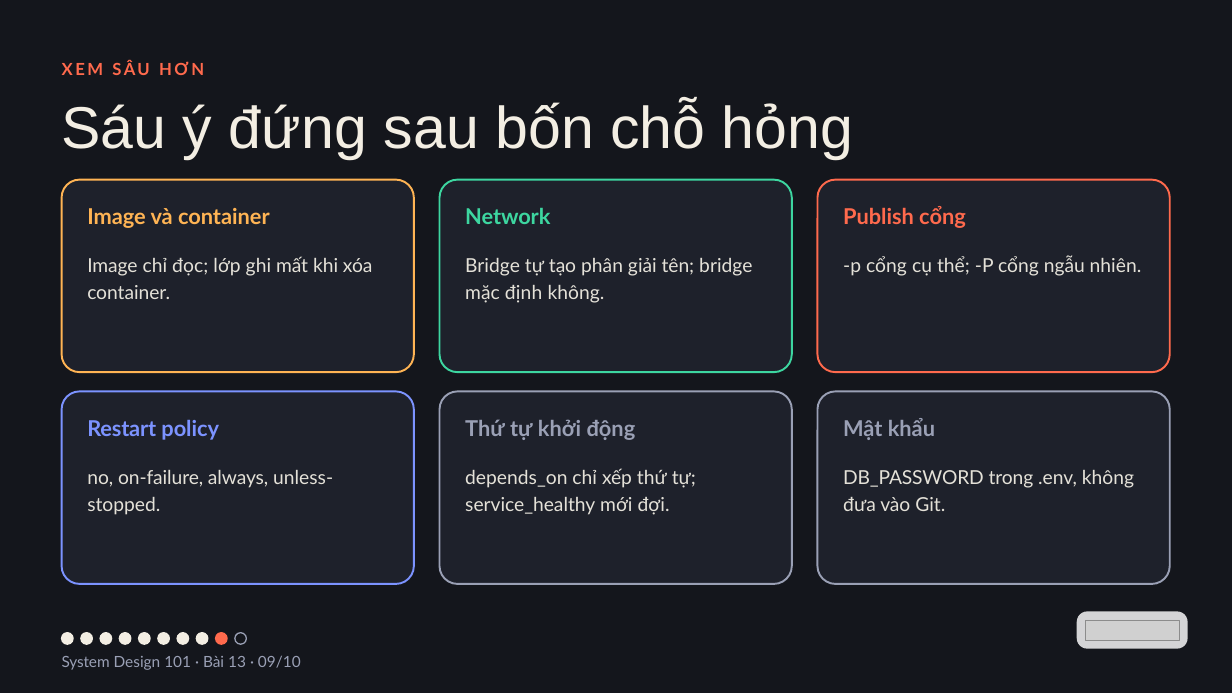
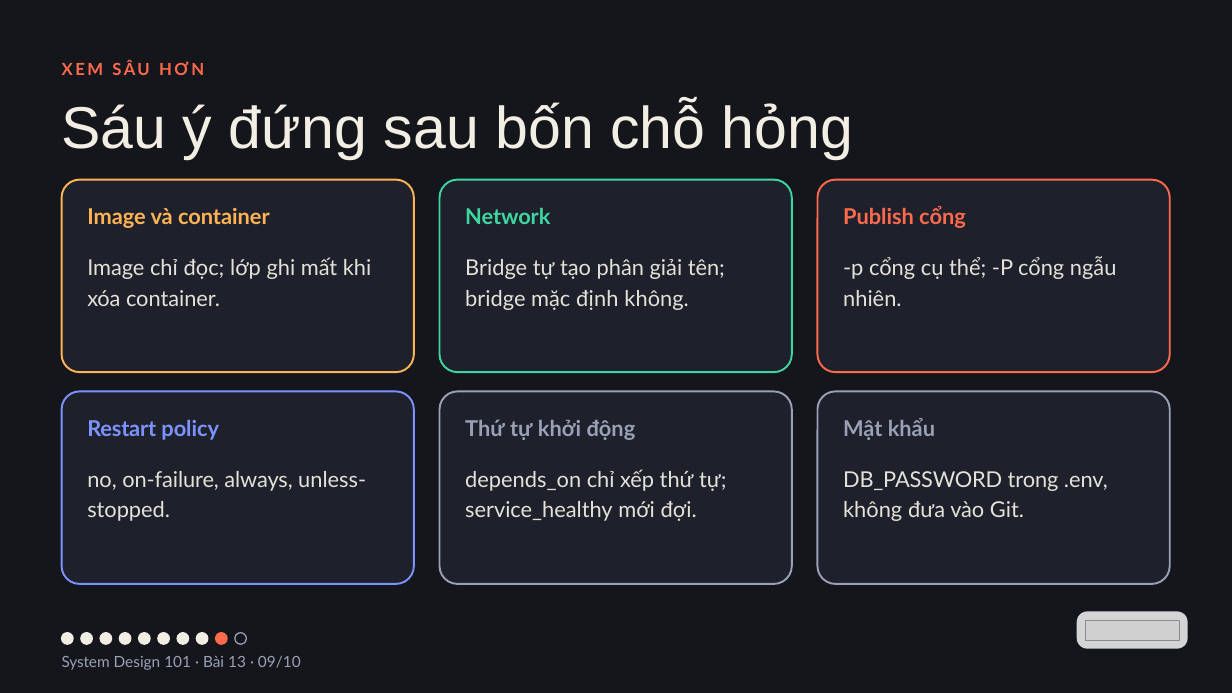
Before and after one commit to vohoailinh90/tool-marketing-studio, a slide deck: slide 9 of system-design-101/vi/lessons/sd-13-013/slides/sd-13-013.pptx. Drawn at 1232x693 pixels with LibreOffice and Linux fonts; fonts in the diff are those of the drawing; grey boxes stand for pictures. Boxes give left, top, right and bottom in pixels: in the first picture for what was removed or moved away, otherwise in the second. Text is boxed around its words. In the diff, an @@ line names an element or a change of style, - is before the commit and + after.

```diff
--- a/system-design-101/vi/lessons/sd-13-013/slides/sd-13-013.pptx
+++ b/system-design-101/vi/lessons/sd-13-013/slides/sd-13-013.pptx
@@ text "-p cổng cụ thể; -P ..." at box(843, 256, 1116, 306): size 22.5 to 25.5 pt; letter spacing 0.1 to 0 pt in "-p cụ"; line spacing 31.5pt to 35.7pt @@
@@ text "no, on-failure, always, unless-stopped." at box(87, 471, 366, 521): size 22.5 to 25.5 pt; letter spacing 0 to -0.1 pt in "unless-stopped."; line spacing 31.5pt to 35.7pt @@
@@ size 22.5 to 25.5 pt; line spacing 31.5pt to 35.7pt in 3 elements at box(87, 257, 372, 306), box(465, 259, 725, 310), box(465, 469, 726, 521) @@
@@ text "DB_PASSWORD trong .env, không đưa ..." at box(843, 471, 1108, 521): size 22.5 to 25.5 pt; letter spacing -0.2 to -0.3 pt in "DB_PASSWORD"; line spacing 31.5pt to 35.7pt @@
```
Also in this commit, not shown: 6 other slides changed, 4 other files.
